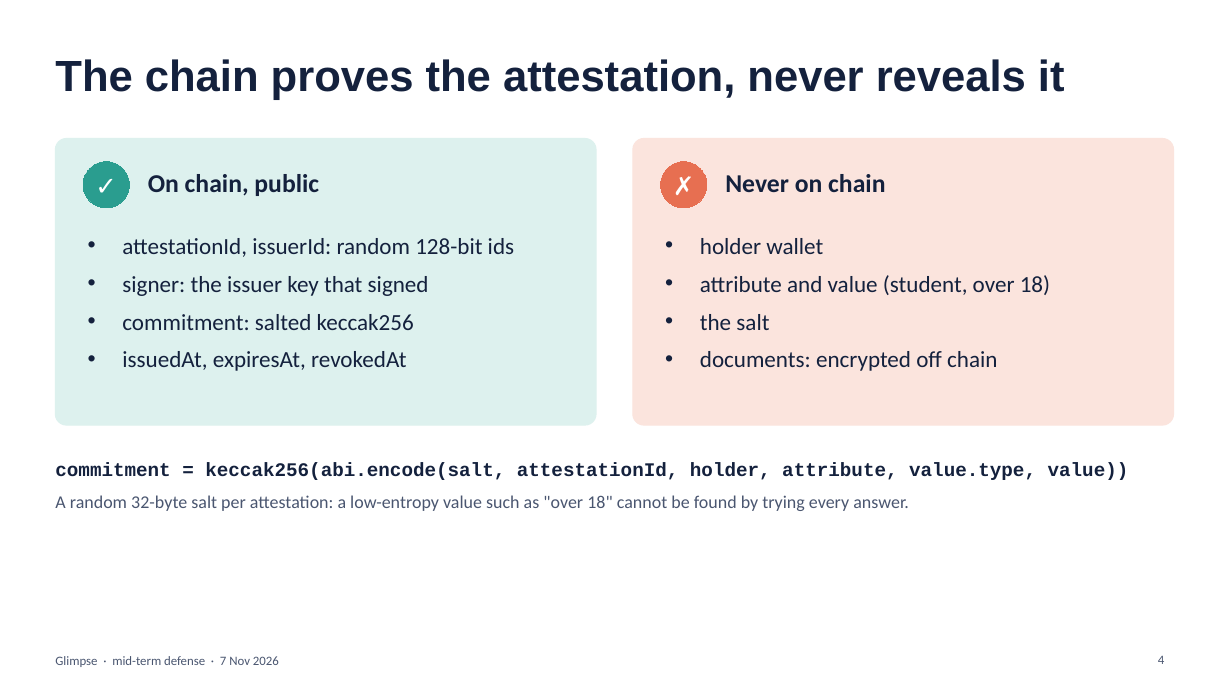
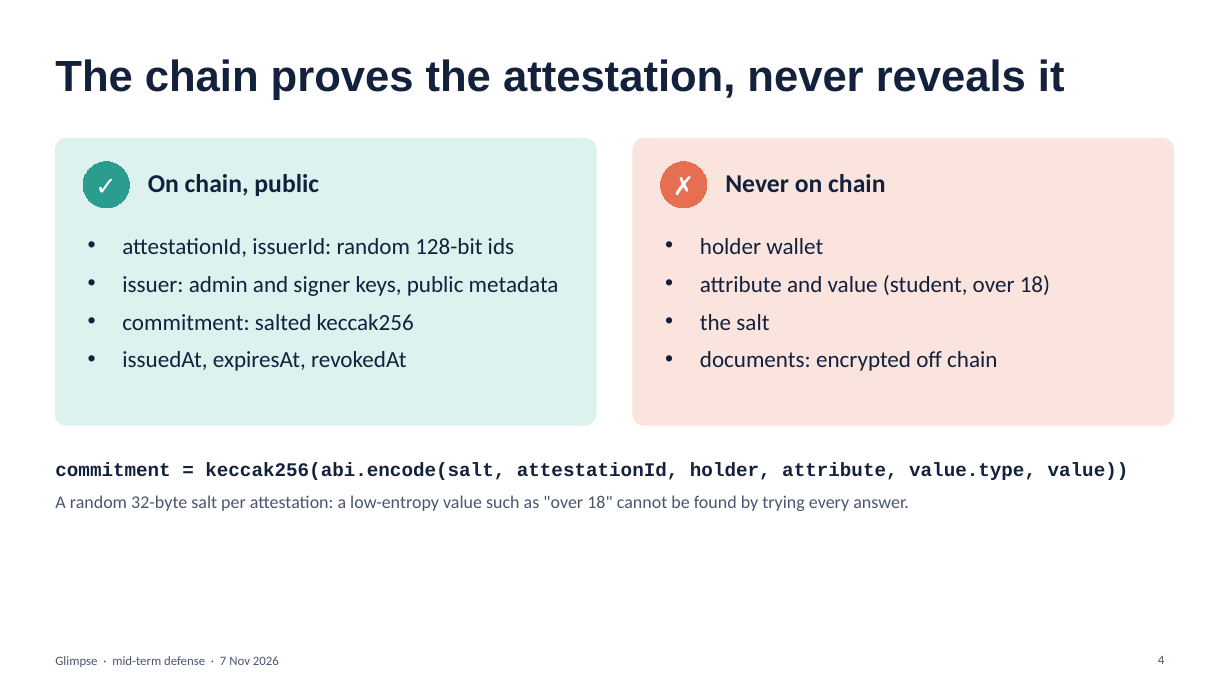
Before and after one commit to CouturierNathan/Glimpse, a slide deck: slide 4 of docs/mid-term-demo.pptx. Drawn at 1232x693 pixels with LibreOffice and Linux fonts; fonts in the diff are those of the drawing. Boxes give left, top, right and bottom in pixels: in the first picture for what was removed or moved away, otherwise in the second. Text is boxed around its words. In the diff, an @@ line names an element or a change of style, - is before the commit and + after.

Commit message:
Assert the live status and keep the holder off chain in the demo (#20)
The demo printed the attestation status without checking it; it now
asserts active after anchoring and revoked after revocation. The holder
defaulted to the issuer wallet, which put the holder's address on chain
as the signer; a fresh address now stands in for the holder.

The slides now separate what exists from what is planned, list the
issuer metadata among what is on chain, and add the inline checks to
what is mocked.

```diff
--- a/docs/mid-term-demo.pptx
+++ b/docs/mid-term-demo.pptx
@@ text at (122, 276, 559, 296): text changed @@
-• signer: the issuer key that signed
+• issuer: admin and signer keys, public metadata
```
Also in this commit, not shown: 5 other slides changed, 1 other file.
